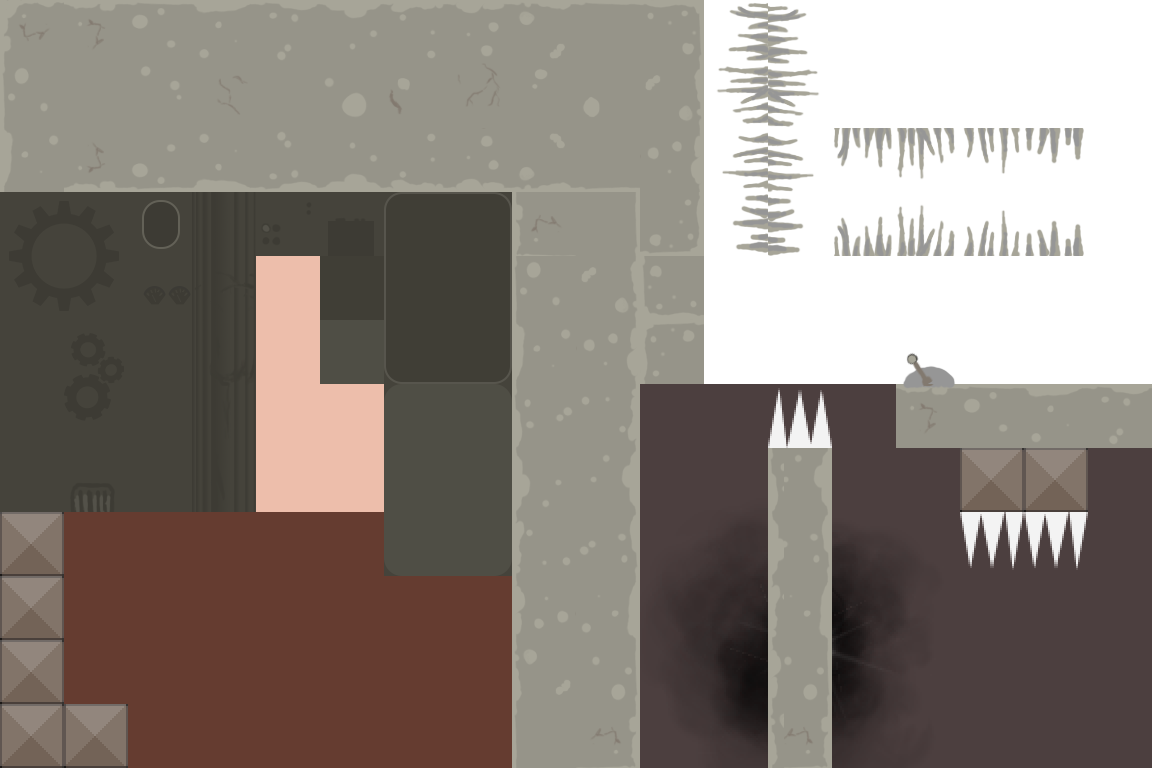
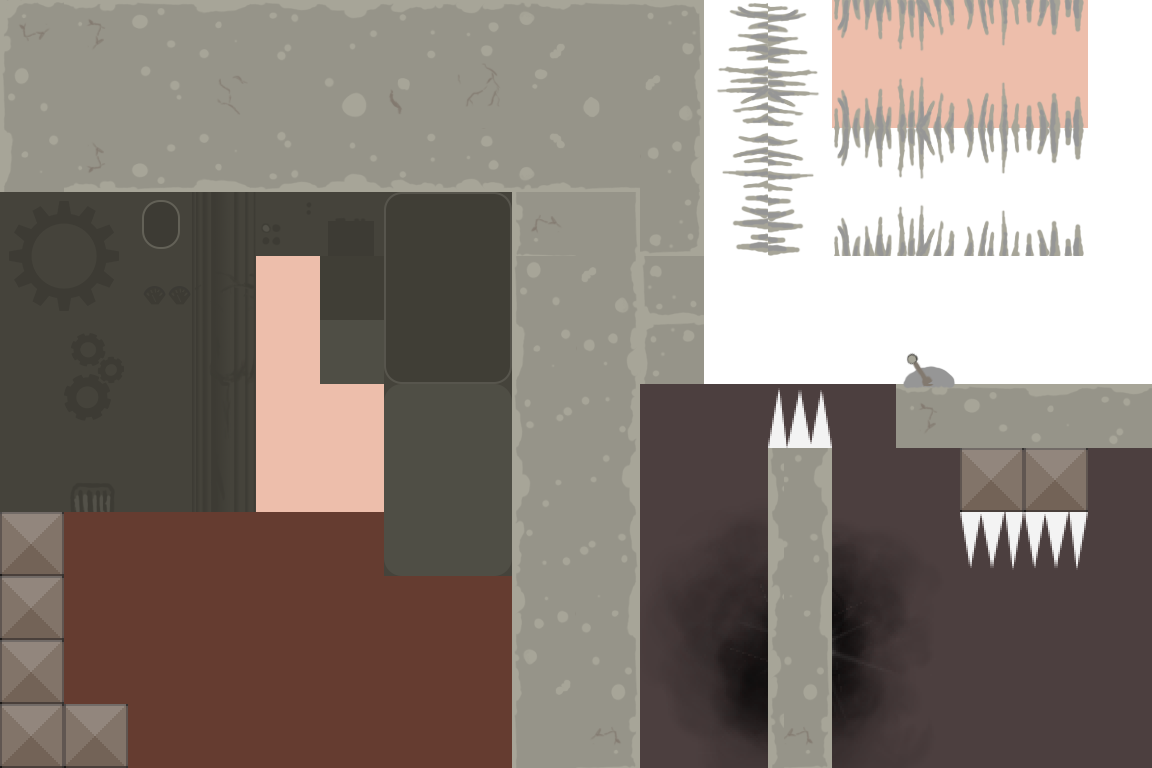
Layers edited between the first and the second w=1152, h=768 image:
painted on "spikes" over [833, 0, 1084, 128]
painted on "Layer 4" over [832, 0, 1088, 128]
